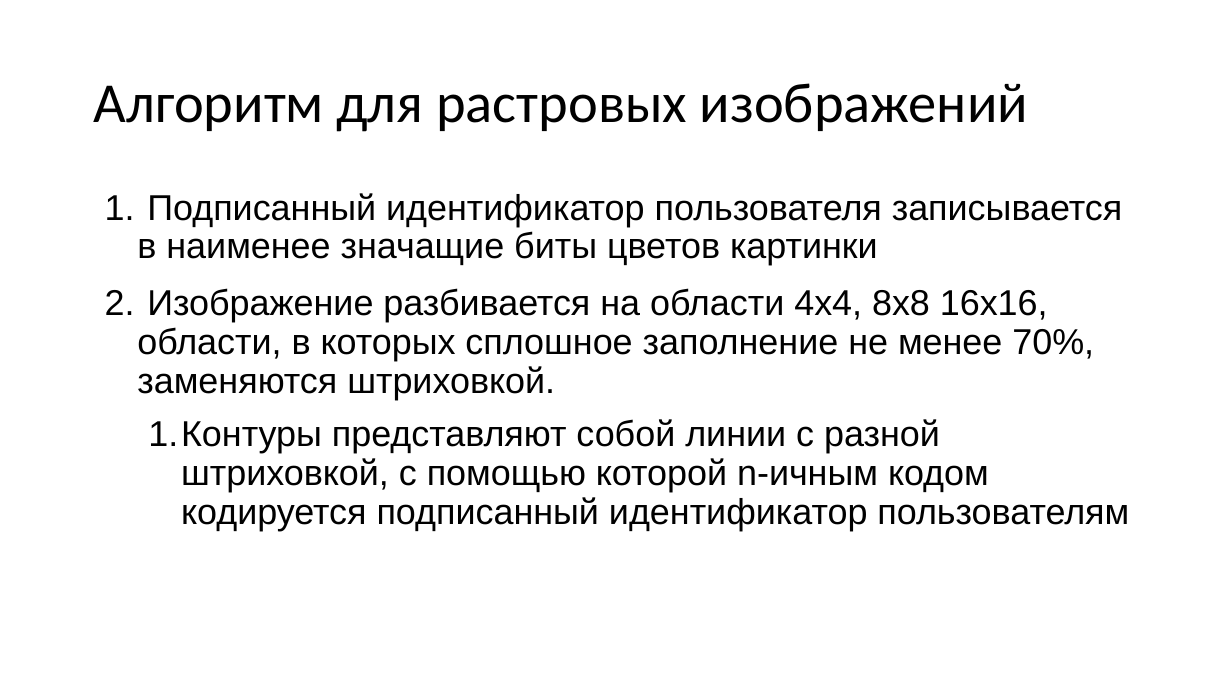
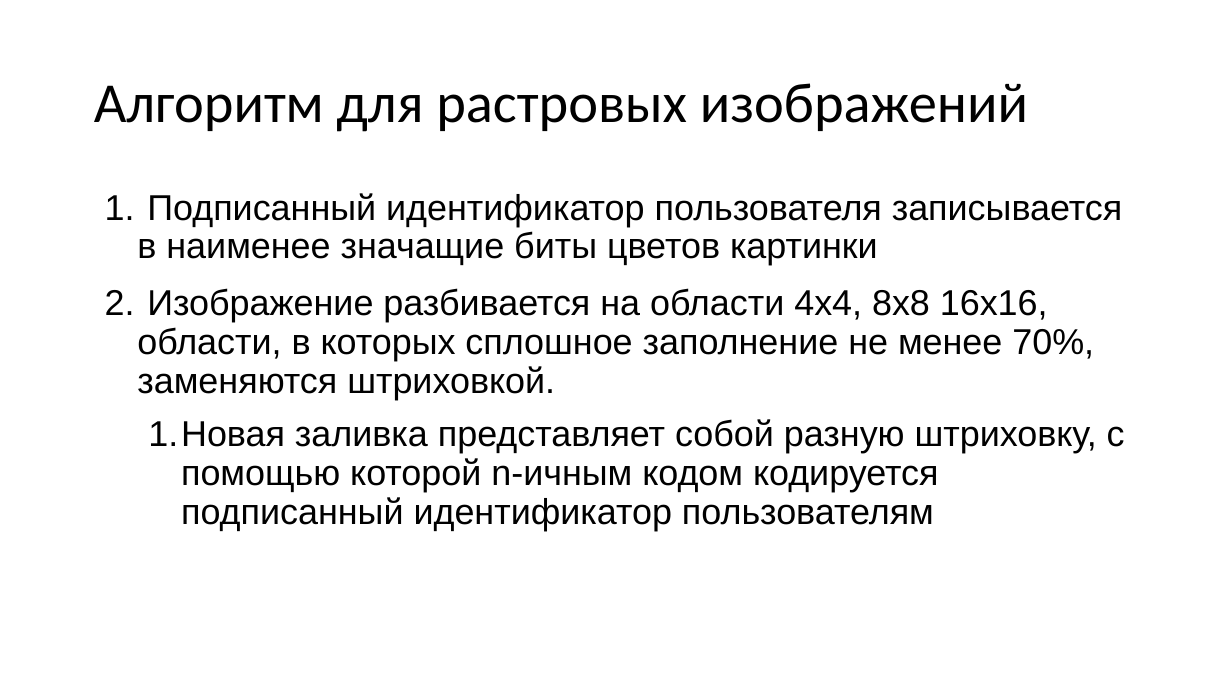
Before and after one commit to vanindm/vanindm.github.io, a slide deck: slide 14 of files/ИБ.pptx. Drawn at 1232x693 pixels with LibreOffice and Linux fonts; fonts in the diff are those of the drawing. Boxes give left, top, right and bottom in pixels: in the first picture for what was removed or moved away, otherwise in the second. Text is boxed around its words. In the diff, an @@ line names an element or a change of style, - is before the commit and + after.

```diff
--- a/files/ИБ.pptx
+++ b/files/ИБ.pptx
@@ text at (x1=148, y1=419, x2=1125, y2=531): text changed @@
-  1. Контуры представляют собой линии с разной штриховкой, с помощью которой n-ичным кодом кодируется подписанный идентификатор пользователям
+  1. Новая заливка представляет собой разную штриховку, с помощью которой n-ичным кодом кодируется подписанный идентификатор пользователям
```
Also in this commit, not shown: 1 other file.
